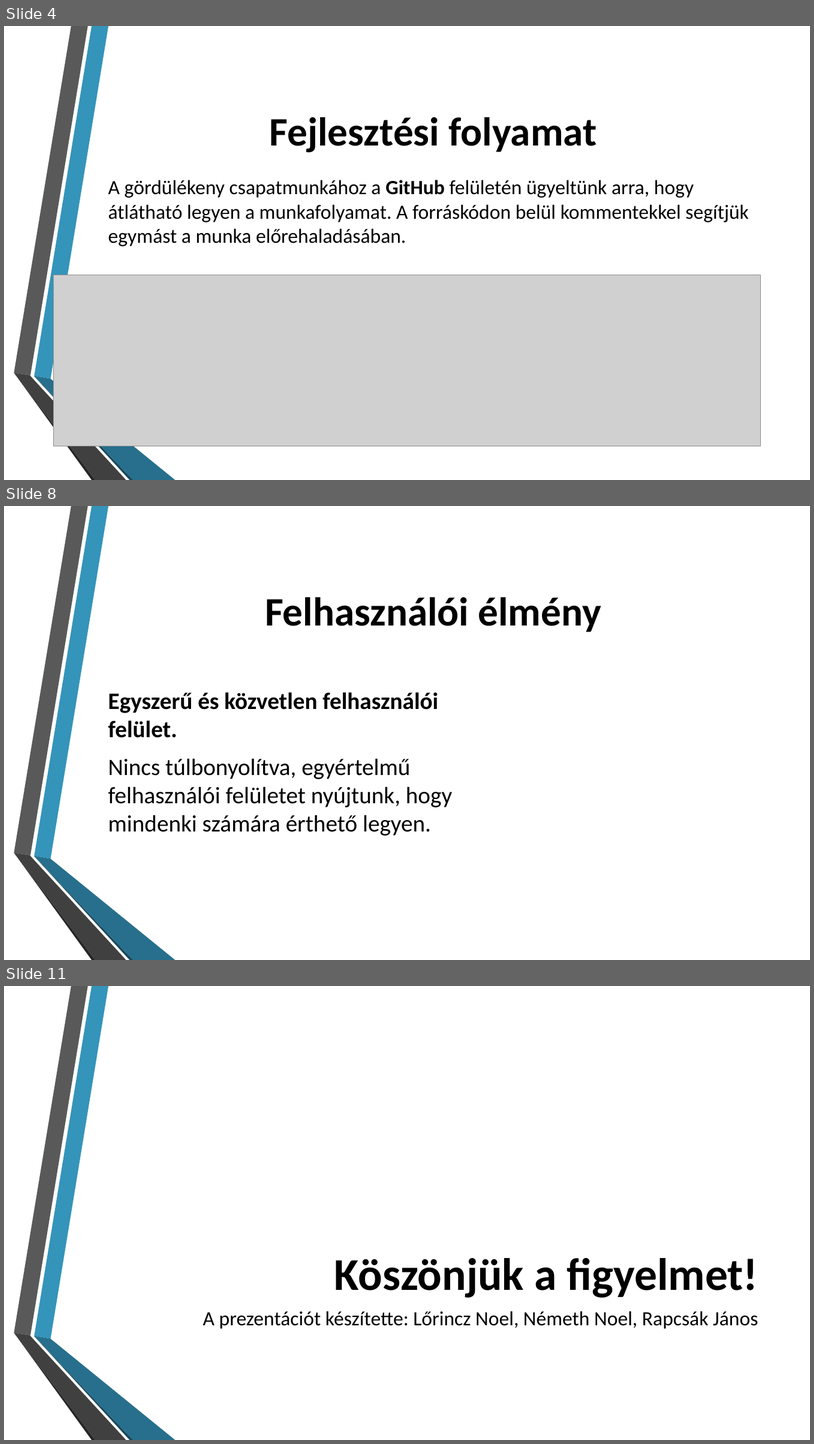
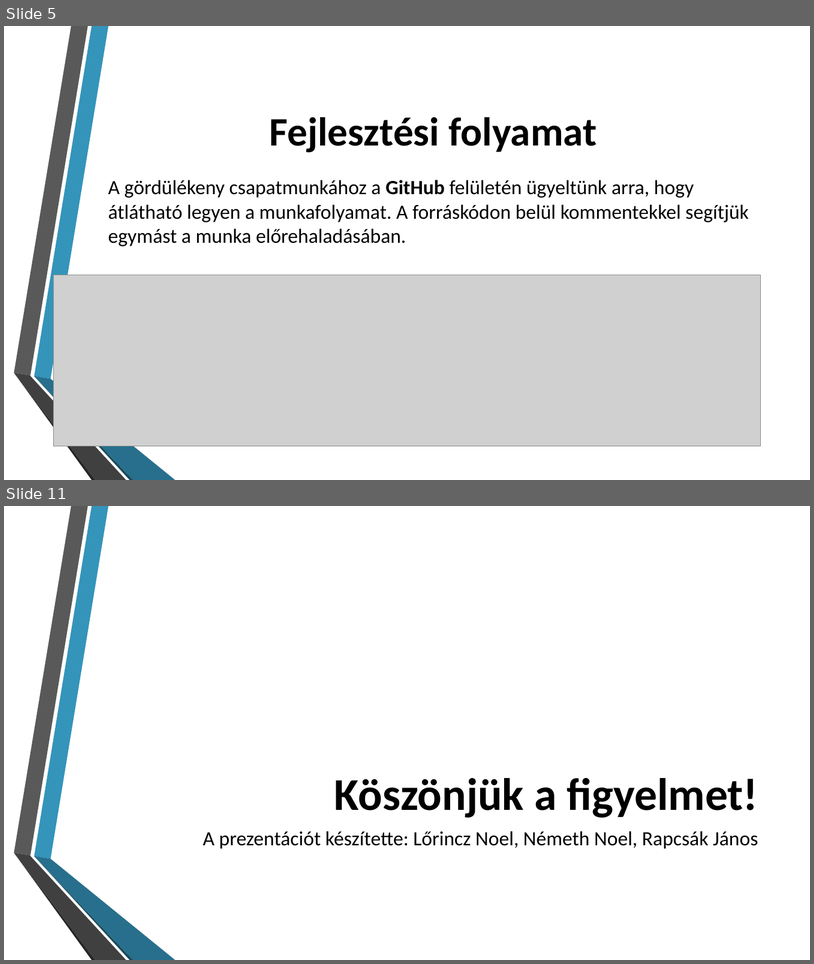
Before and after one commit to yAn2049/Aliasly-Password-Manager, a slide deck: Documents/Aliasly bemutató.pptx. Shown one above the other, each under a label of ours: slides 4, 8 and 11 before the commit, slides 5 and 11 after it; the slides between them are not shown. The pictures are 814x1444 and 814x964 pixels, drawn with LibreOffice and Linux fonts; fonts in the diff are those of the drawing; grey boxes stand for pictures; background and template pictures are left out. Boxes give left, top, right and bottom in pixels: in the first picture for what was removed or moved away, otherwise in the second. Text is boxed around its words. In the diff, an @@ line names an element or a change of style, - is before the commit and + after.

```diff
--- a/Documents/Aliasly bemutató.pptx
+++ b/Documents/Aliasly bemutató.pptx
@@ slide 8 removed at bbox=[4, 506, 810, 960], background picture (left out); not listed: 6 template elements that a slide beside it also shows @@
@@ title removed at bbox=[265, 597, 602, 632] @@
-Felhasználói élmény
@@ text removed at bbox=[108, 692, 452, 835] @@
-Egyszerű és közvetlen felhasználói felület.
-Nincs túlbonyolítva, egyértelmű felhasználói felületet nyújtunk, hogy mindenki számára érthető legyen.
@@ what was slide 4 is now slide 5 @@
```
Also in this commit, not shown: 6 slides changed, 2 slides added, 1 other slide removed.
